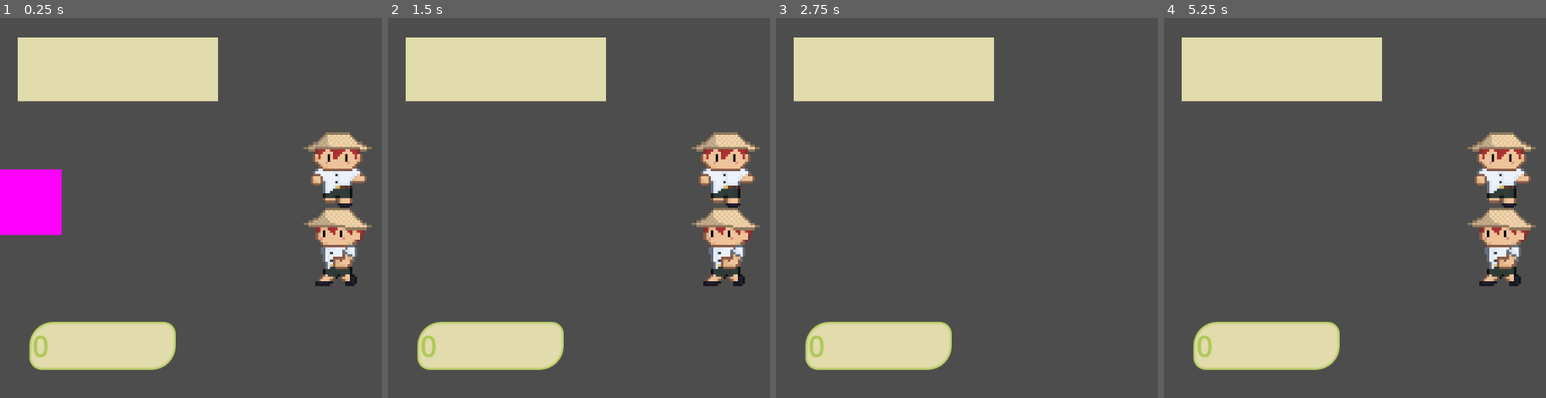
Above: before the commit, frames 1-4 (left to right).
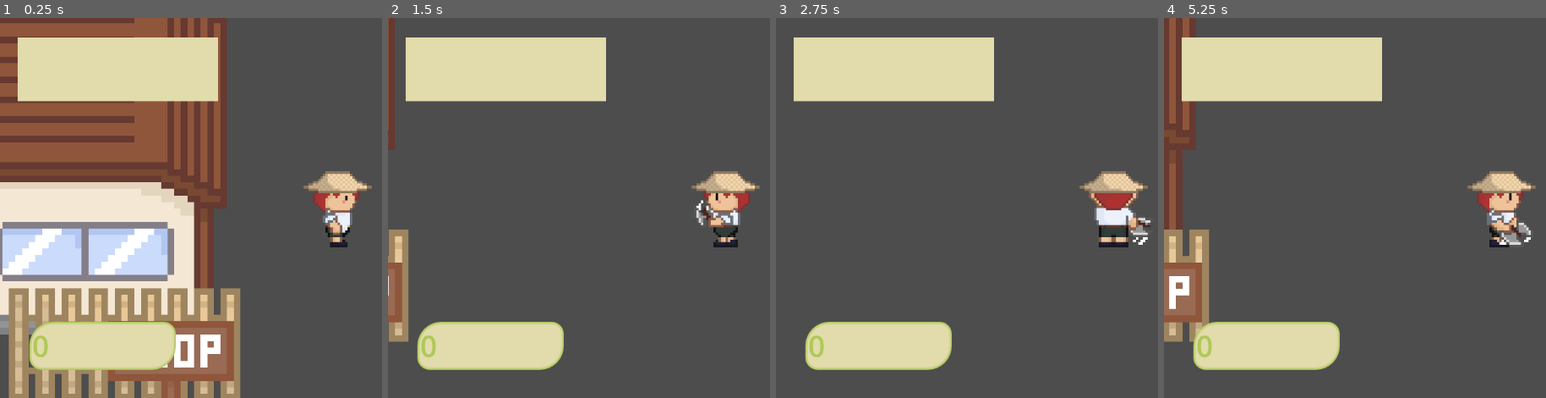
Above: after the commit, the same moments.

Repository: ThermobladeStudios/BambooBytes
Game: Godot game, scene res://world_map.tscn
Two runs of this game, one before a commit and one after it. Both use one fixed random seed, a clock stepped at 60 frames per second and the inputs below.
Inputs (mouse positions are in pixels of both pictures, inside the frame that each line leads up to):
- Up to frame 1 (0.25 s): no input
- Up to frame 2 (1.5 s): move the mouse to (outside the picture) at 0.52 s; press the mouse at (outside the picture) at 0.53 s; hold D (Right) 0.53-1.28 s; move the mouse to (590, 227) at 1.27 s; release the mouse at (590, 227) at 1.28 s; hold S (Down) from 1.28 s (still down); click (590, 227) at 1.35 s
- Up to frame 3 (2.75 s): move the mouse to (outside the picture) at 2.02 s; release S (Down) at 2.03 s; hold D (Right) from 2.03 s (still down); hold Space (Dash) from 2.03 s (still down); click (outside the picture) at 2.3 s
- Up to frame 4 (5.25 s): move the mouse to (1469, 284) at 2.77 s; release D (Right) at 2.78 s; release Space (Dash) at 2.78 s; hold W (Up) 2.78-3.53 s; tap Mouse wheel down (ScrollDown) at 2.85 s; click (1469, 284) at 3.05 s; tap Enter at 3.5 s; move the mouse to (outside the picture) at 3.52 s; press the mouse at (outside the picture) at 3.53 s; hold A (Left) 3.53-5.03 s; tap Mouse wheel up (ScrollUp) at 3.6 s; move the mouse to (1297, 151) at 4.27 s; release the mouse at (1297, 151) at 4.28 s; click (1297, 151) at 4.35 s; move the mouse to (1534, 208) at 5.02 s; press the mouse at (1534, 208) at 5.03 s; hold S (Down) from 5.03 s (still down)

The runs differ from the first frame. In frame 1, 49% of the frame differs, in the area x 0-98%, y 0-100%; in frame 2, 6.7%; in frame 3, 2.2%; in frame 4, 11%.

Commit message:
CHop animation

Diff:
--- a/BambooBytes/Player/Player.gd
+++ b/BambooBytes/Player/Player.gd
@@ -13,18 +13,28 @@
 var Dashing = false
 var DashCooldown = false
 var DashDirection
+var direction_to_mouse
 
 
+var isChop = false
+
 func _physics_process(delta):
+
 	var hitarea = PInven.range
 	var strength = PInven.Strength
+
 	collisionShape.shape.size = Vector2(hitarea,hitarea)
-	var direction_to_mouse = self.position.direction_to(get_global_mouse_position())
+	direction_to_mouse = self.position.direction_to(get_global_mouse_position())
 
 	var input_direction = Vector2(Input.get_action_strength("Right") - Input.get_action_strength("Left") , Input.get_action_strength("Down") - Input.get_action_strength("Up")).normalized()
 	update_animation_parameters(input_direction)
 
-	collision.position = direction_to_mouse*($CollisionShape2D.shape.size)/2+ direction_to_mouse*(collisionShape.shape.size/2)
+	collision.position = direction_to_mouse*($CollisionShape2D.shape.size)/2 + direction_to_mouse*(collisionShape.shape.size/2)
+	animation_tree.set("parameters/Chop2/blend_position", direction_to_mouse)
+
+
+
+
 
 	if Input.is_action_pressed("Dash") and !DashCooldown and input_direction != Vector2.ZERO:
 		Dashing = true
@@ -39,7 +49,10 @@
 
 	velocity = input_direction * speed
 	move_and_slide()
+	if(Input.is_action_pressed("Attack")):
+		isChop = true
 	pick_new_state()
+
 
 
 
@@ -48,14 +61,27 @@
 		animation_tree.set("parameters/Idle/blend_position", move_input)
 		animation_tree.set("parameters/Walk/blend_position", move_input)
 
+
 func pick_new_state():
-	if(velocity != Vector2.ZERO):
-		state_machine.travel("Walk")
-	elif(velocity == Vector2.ZERO):
-		state_machine.travel("Idle")
+	if(isChop == true):
+
+		state_machine.travel("Chop2")
+
+	else:
+		if(velocity != Vector2.ZERO):
+			state_machine.travel("Walk")
+
+		elif(velocity == Vector2.ZERO):
+			state_machine.travel("Idle")
+
+
 
 func _on_timer_timeout():
 	Dashing = false
 
 func _on_dash_cooldown_timeout():
 	DashCooldown = false
+
+func _on_chop_timeout():
+	print(1)
+	isChop = false
--- a/BambooBytes/Player/Player.tscn
+++ b/BambooBytes/Player/Player.tscn
@@ -9,6 +9,74 @@
 [sub_resource type="RectangleShape2D" id="RectangleShape2D_m324q"]
 size = Vector2(135, 135)
 
+[sub_resource type="Animation" id="Animation_cxn4w"]
+resource_name = "Idle_Left"
+length = 0.6
+loop_mode = 1
+tracks/0/type = "value"
+tracks/0/imported = false
+tracks/0/enabled = true
+tracks/0/path = NodePath(".:frame")
+tracks/0/interp = 1
+tracks/0/loop_wrap = true
+tracks/0/keys = {
+"times": PackedFloat32Array(0, 0.3),
+"transitions": PackedFloat32Array(1, 1),
+"update": 1,
+"values": [36, 37]
+}
+
+[sub_resource type="Animation" id="Animation_a5ugn"]
+resource_name = "Idle_Right"
+length = 0.6
+loop_mode = 1
+tracks/0/type = "value"
+tracks/0/imported = false
+tracks/0/enabled = true
+tracks/0/path = NodePath(".:frame")
+tracks/0/interp = 1
+tracks/0/loop_wrap = true
+tracks/0/keys = {
+"times": PackedFloat32Array(0, 0.3),
+"transitions": PackedFloat32Array(1, 1),
+"update": 1,
+"values": [44, 45]
+}
+
+[sub_resource type="Animation" id="Animation_wbo7x"]
+resource_name = "Idle_Up"
+length = 0.6
+loop_mode = 1
+tracks/0/type = "value"
+tracks/0/imported = false
+tracks/0/enabled = true
+tracks/0/path = NodePath(".:frame")
+tracks/0/interp = 1
+tracks/0/loop_wrap = true
+tracks/0/keys = {
+"times": PackedFloat32Array(0, 0.3),
+"transitions": PackedFloat32Array(1, 1),
+"update": 1,
+"values": [40, 41]
+}
+
+[sub_resource type="Animation" id="Animation_dq3w0"]
+resource_name = "Idle_down"
+length = 0.6
+loop_mode = 1
+tracks/0/type = "value"
+tracks/0/imported = false
+tracks/0/enabled = true
+tracks/0/path = NodePath(".:frame")
+tracks/0/interp = 1
+tracks/0/loop_wrap = true
+tracks/0/keys = {
+"times": PackedFloat32Array(0, 0.3),
+"transitions": PackedFloat32Array(1, 1),
+"update": 1,
+"values": [32, 33]
+}
+
 [sub_resource type="Animation" id="Animation_q3f1p"]
 length = 0.001
 tracks/0/type = "value"
@@ -160,8 +228,156 @@
 "values": [28, 29, 30, 31]
 }
 
+[sub_resource type="Animation" id="Animation_c8ai6"]
+resource_name = "Chop_down"
+length = 0.8
+loop_mode = 1
+tracks/0/type = "value"
+tracks/0/imported = false
+tracks/0/enabled = true
+tracks/0/path = NodePath(".:frame")
+tracks/0/interp = 1
+tracks/0/loop_wrap = true
+tracks/0/keys = {
+"times": PackedFloat32Array(0),
+"transitions": PackedFloat32Array(1),
+"update": 1,
+"values": [48]
+}
+
+[sub_resource type="Animation" id="Animation_bfhen"]
+resource_name = "Chop_Left"
+length = 0.02
+loop_mode = 1
+tracks/0/type = "value"
+tracks/0/imported = false
+tracks/0/enabled = true
+tracks/0/path = NodePath(".:frame")
+tracks/0/interp = 1
+tracks/0/loop_wrap = true
+tracks/0/keys = {
+"times": PackedFloat32Array(0),
+"transitions": PackedFloat32Array(1),
+"update": 1,
+"values": [52]
+}
+
+[sub_resource type="Animation" id="Animation_l6ff0"]
+resource_name = "Chop_Up"
+length = 0.02
+loop_mode = 1
+tracks/0/type = "value"
+tracks/0/imported = false
+tracks/0/enabled = true
+tracks/0/path = NodePath(".:frame")
+tracks/0/interp = 1
+tracks/0/loop_wrap = true
+tracks/0/keys = {
+"times": PackedFloat32Array(0),
+"transitions": PackedFloat32Array(1),
+"update": 1,
+"values": [56]
+}
+
+[sub_resource type="Animation" id="Animation_dydua"]
+resource_name = "Chop_Right"
+length = 0.02
+loop_mode = 1
+tracks/0/type = "value"
+tracks/0/imported = false
+tracks/0/enabled = true
+tracks/0/path = NodePath(".:frame")
+tracks/0/interp = 1
+tracks/0/loop_wrap = true
+tracks/0/keys = {
+"times": PackedFloat32Array(0),
+"transitions": PackedFloat32Array(1),
+"update": 1,
+"values": [60]
+}
+
+[sub_resource type="Animation" id="Animation_f4ags"]
+resource_name = "Chop_down_2"
+length = 0.5
+loop_mode = 1
+tracks/0/type = "value"
+tracks/0/imported = false
+tracks/0/enabled = true
+tracks/0/path = NodePath(".:frame")
+tracks/0/interp = 1
+tracks/0/loop_wrap = true
+tracks/0/keys = {
+"times": PackedFloat32Array(0, 0.2, 0.3),
+"transitions": PackedFloat32Array(1, 1, 1),
+"update": 1,
+"values": [48, 49, 50]
+}
+
+[sub_resource type="Animation" id="Animation_lpnke"]
+resource_name = "Chop_Up_2"
+length = 0.5
+loop_mode = 1
+tracks/0/type = "value"
+tracks/0/imported = false
+tracks/0/enabled = true
+tracks/0/path = NodePath(".:frame")
+tracks/0/interp = 1
+tracks/0/loop_wrap = true
+tracks/0/keys = {
+"times": PackedFloat32Array(0, 0.2, 0.3),
+"transitions": PackedFloat32Array(1, 1, 1),
+"update": 1,
+"values": [56, 57, 58]
+}
+
+[sub_resource type="Animation" id="Animation_7pcaq"]
+resource_name = "Chop_Right_2"
+length = 0.5
+loop_mode = 1
+tracks/0/type = "value"
+tracks/0/imported = false
+tracks/0/enabled = true
+tracks/0/path = NodePath(".:frame")
+tracks/0/interp = 1
+tracks/0/loop_wrap = true
+tracks/0/keys = {
+"times": PackedFloat32Array(0, 0.2, 0.3),
+"transitions": PackedFloat32Array(1, 1, 1),
+"update": 1,
+"values": [60, 61, 62]
+}
+
+[sub_resource type="Animation" id="Animation_thw1b"]
+resource_name = "Chop_Left_2"
+length = 0.5
+loop_mode = 1
+tracks/0/type = "value"
+tracks/0/imported = false
+tracks/0/enabled = true
+tracks/0/path = NodePath(".:frame")
+tracks/0/interp = 1
+tracks/0/loop_wrap = true
+tracks/0/keys = {
+"times": PackedFloat32Array(0, 0.2, 0.3),
+"transitions": PackedFloat32Array(1, 1, 1),
+"update": 1,
+"values": [52, 53, 54]
+}
+
 [sub_resource type="AnimationLibrary" id="AnimationLibrary_6sw35"]
 _data = {
+"Chop_Left": SubResource("Animation_bfhen"),
+"Chop_Left_2": SubResource("Animation_thw1b"),
+"Chop_Right": SubResource("Animation_dydua"),
+"Chop_Right_2": SubResource("Animation_7pcaq"),
+"Chop_Up": SubResource("Animation_l6ff0"),
+"Chop_Up_2": SubResource("Animation_lpnke"),
+"Chop_down": SubResource("Animation_c8ai6"),
+"Chop_down_2": SubResource("Animation_f4ags"),
+"Idle_Left": SubResource("Animation_cxn4w"),
+"Idle_Right": SubResource("Animation_a5ugn"),
+"Idle_Up": SubResource("Animation_wbo7x"),
+"Idle_down": SubResource("Animation_dq3w0"),
 "RESET": SubResource("Animation_q3f1p"),
 "Walk_Up": SubResource("Animation_q6dw7"),
 "Walk_Up_Right": SubResource("Animation_euqqv"),
@@ -173,7 +389,55 @@
 "Walk_right_down": SubResource("Animation_vs6gi")
 }
 
+[sub_resource type="AnimationNodeAnimation" id="AnimationNodeAnimation_2fy8w"]
+animation = &"Chop_down_2"
+
+[sub_resource type="AnimationNodeAnimation" id="AnimationNodeAnimation_yrtnk"]
+animation = &"Chop_Up_2"
+
+[sub_resource type="AnimationNodeAnimation" id="AnimationNodeAnimation_0dl24"]
+animation = &"Chop_Right_2"
+
+[sub_resource type="AnimationNodeAnimation" id="AnimationNodeAnimation_0166l"]
+animation = &"Chop_Left_2"
+
+[sub_resource type="AnimationNodeBlendSpace2D" id="AnimationNodeBlendSpace2D_4fnm7"]
+blend_point_0/node = SubResource("AnimationNodeAnimation_2fy8w")
+blend_point_0/pos = Vector2(0, 1.1)
+blend_point_1/node = SubResource("AnimationNodeAnimation_yrtnk")
+blend_point_1/pos = Vector2(0, -1.1)
+blend_point_2/node = SubResource("AnimationNodeAnimation_0dl24")
+blend_point_2/pos = Vector2(1, 0)
+blend_point_3/node = SubResource("AnimationNodeAnimation_0166l")
+blend_point_3/pos = Vector2(-1, 0)
+min_space = Vector2(-1, -1.1)
+max_space = Vector2(1, 1.1)
+blend_mode = 1
+
+[sub_resource type="AnimationNodeAnimation" id="AnimationNodeAnimation_1maxo"]
+animation = &"Idle_down"
+
+[sub_resource type="AnimationNodeAnimation" id="AnimationNodeAnimation_qpf6d"]
+animation = &"Idle_Up"
+
+[sub_resource type="AnimationNodeAnimation" id="AnimationNodeAnimation_4vseg"]
+animation = &"Idle_Right"
+
+[sub_resource type="AnimationNodeAnimation" id="AnimationNodeAnimation_dvfju"]
+animation = &"Idle_Left"
+
 [sub_resource type="AnimationNodeBlendSpace2D" id="AnimationNodeBlendSpace2D_2tmb6"]
+blend_point_0/node = SubResource("AnimationNodeAnimation_1maxo")
+blend_point_0/pos = Vector2(0, 1.1)
+blend_point_1/node = SubResource("AnimationNodeAnimation_qpf6d")
+blend_point_1/pos = Vector2(0, -1.1)
+blend_point_2/node = SubResource("AnimationNodeAnimation_4vseg")
+blend_point_2/pos = Vector2(1, 0)
+blend_point_3/node = SubResource("AnimationNodeAnimation_dvfju")
+blend_point_3/pos = Vector2(-1, 0)
+min_space = Vector2(-1, -1.1)
+max_space = Vector2(1, 1.1)
+blend_mode = 1
 
 [sub_resource type="AnimationNodeAnimation" id="AnimationNodeAnimation_k40ss"]
 animation = &"Walk_down"
@@ -227,27 +491,36 @@
 
 [sub_resource type="AnimationNodeStateMachineTransition" id="AnimationNodeStateMachineTransition_j8ywl"]
 
+[sub_resource type="AnimationNodeStateMachineTransition" id="AnimationNodeStateMachineTransition_d6sx3"]
+
+[sub_resource type="AnimationNodeStateMachineTransition" id="AnimationNodeStateMachineTransition_fv5j7"]
+
 [sub_resource type="AnimationNodeStateMachine" id="AnimationNodeStateMachine_djccu"]
+states/Chop2/node = SubResource("AnimationNodeBlendSpace2D_4fnm7")
+states/Chop2/position = Vector2(335, 191)
 states/Idle/node = SubResource("AnimationNodeBlendSpace2D_2tmb6")
 states/Idle/position = Vector2(330, 105)
 states/Walk/node = SubResource("AnimationNodeBlendSpace2D_njdwx")
 states/Walk/position = Vector2(499, 100)
-transitions = ["Start", "Idle", SubResource("AnimationNodeSt …(136 unchanged characters)… mationNodeStateMachineTransition_j8ywl")]
+transitions = ["Start", "Idle", SubResource("AnimationNodeSt …(136 unchanged characters)… mationNodeStateMachineTransition_j8ywl"), "Idle", "Chop2", SubResource("AnimationNodeStateMachineTransition_d6sx3"), "Chop2", "Idle", SubResource("AnimationNodeStateMachineTransition_fv5j7")]
+graph_offset = Vector2(-114, 44)
 
 [sub_resource type="AnimationNodeStateMachinePlayback" id="AnimationNodeStateMachinePlayback_ga3sb"]
 
 [node name="Player" type="CharacterBody2D"]
+z_index = 1
 motion_mode = 1
 script = ExtResource("1_27exr")
 
 [node name="CollisionShape2D" type="CollisionShape2D" parent="."]
+visible = false
 shape = SubResource("RectangleShape2D_w6a8a")
 
 [node name="Sprite2D" type="Sprite2D" parent="."]
 scale = Vector2(4.17179, 4.17179)
 texture = ExtResource("2_wfngw")
 hframes = 4
-vframes = 8
+vframes = 16
 
 [node name="Timer" type="Timer" parent="."]
 wait_time = 0.15
@@ -274,8 +547,12 @@
 anim_player = NodePath("../AnimationPlayer")
 active = true
 parameters/playback = SubResource("AnimationNodeStateMachinePlayback_ga3sb")
-parameters/Idle/blend_position = Vector2(-0.534357, 0.005988)
+parameters/Chop2/blend_position = Vector2(0, 0)
+parameters/Idle/blend_position = Vector2(0.000582457, 0.0528384)
 parameters/Walk/blend_position = Vector2(-0.00404203, 1.00393)
+
+[node name="chop" type="Timer" parent="."]
 
 [connection signal="timeout" from="Timer" to="." method="_on_timer_timeout"]
 [connection signal="timeout" from="DashCooldown" to="." method="_on_dash_cooldown_timeout"]
+[connection signal="timeout" from="chop" to="." method="_on_chop_timeout"]
--- a/BambooBytes/World Objects/Shop.tscn
+++ b/BambooBytes/World Objects/Shop.tscn
@@ -1,16 +1,17 @@
-[gd_scene load_steps=6 format=3 uid="uid://btwvgtdv70trh"]
+[gd_scene load_steps=7 format=3 uid="uid://btwvgtdv70trh"]
 
 [ext_resource type="Script" path="res://World Objects/Shop.gd" id="1_x215v"]
+[ext_resource type="Texture2D" uid="uid://pi3bquml2dui" path="res://Assets/Art/shop1.png" id="2_6u7bu"]
 [ext_resource type="PackedScene" uid="uid://dttqpny7t4nhn" path="res://Store/shop_ui.tscn" id="2_udxtx"]
 
-[sub_resource type="PlaceholderTexture2D" id="PlaceholderTexture2D_iq6rd"]
-size = Vector2(10, 10)
+[sub_resource type="RectangleShape2D" id="RectangleShape2D_bye3g"]
+size = Vector2(83.8915, 66.4438)
 
-[sub_resource type="RectangleShape2D" id="RectangleShape2D_bye3g"]
-size = Vector2(14, 14)
+[sub_resource type="RectangleShape2D" id="RectangleShape2D_rf5q4"]
+size = Vector2(48.7191, 17.9945)
 
 [sub_resource type="RectangleShape2D" id="RectangleShape2D_8nho8"]
-size = Vector2(8.40239, 13.8992)
+size = Vector2(38.3286, 13.8992)
 
 [node name="StaticBody2D" type="StaticBody2D"]
 scale = Vector2(8.05803, 8.05803)
@@ -19,10 +20,15 @@
 [node name="Sprite2D" type="Sprite2D" parent="."]
 position = Vector2(6.4075e-07, 6.4075e-07)
 scale = Vector2(1.4, 1.4)
-texture = SubResource("PlaceholderTexture2D_iq6rd")
+texture = ExtResource("2_6u7bu")
 
 [node name="CollisionShape2D" type="CollisionShape2D" parent="."]
+position = Vector2(0.372298, -5.67174)
 shape = SubResource("RectangleShape2D_bye3g")
+
+[node name="CollisionShape2D2" type="CollisionShape2D" parent="."]
+position = Vector2(20.1923, 25.7507)
+shape = SubResource("RectangleShape2D_rf5q4")
 
 [node name="Area2D" type="Area2D" parent="."]
 light_mask = 2
@@ -31,7 +37,7 @@
 [node name="CollisionShape2D" type="CollisionShape2D" parent="Area2D"]
 light_mask = 2
 visibility_layer = 2
-position = Vector2(11.6836, -2.36702e-07)
+position = Vector2(-23.8272, 35.1202)
 shape = SubResource("RectangleShape2D_8nho8")
 
 [node name="Shop_ui" parent="." instance=ExtResource("2_udxtx")]
--- a/BambooBytes/World Objects/bamboo.gd
+++ b/BambooBytes/World Objects/bamboo.gd
@@ -38,8 +38,8 @@
 		currTime = growthbar
 		tree_is_chopped = true
 		position = Vector2(randi_range(-1000,1000), randi_range(-100,-1200))
+		regrow.start()
 
-		regrow.start()
 	if(x):
 		if(Input.is_action_just_pressed("Attack")):
 			if(tree_is_chopped == false):
@@ -47,13 +47,13 @@
 				print(currTime)
 				var tween = get_tree().create_tween()
 				tween.tween_property(bar, "value", currTime, 0.4).set_trans(Tween.TRANS_QUAD)
+
 func _on_area_2d_area_entered(body):
 	x= true
 
 
-
 func _on_area_2d_area_exited(body):
-	x=0
+	x = 0
 
 func upgrade_drop():
 	DroppedAmmount +=1
--- a/BambooBytes/world_map.gd
+++ b/BambooBytes/world_map.gd
@@ -3,8 +3,10 @@
 @onready var bnode = $Bamboos
 
 var newbamboo = [preload("res://World Objects/bamboo.tscn").instantiate(),preload("res://World Objects/bamboo.tscn").in …(183 unchanged characters)…
-var index = 0
+var index = 1
 
+func _ready():
+	bnode.add_child(newbamboo[0])
 # Called every frame. 'delta' is the elapsed time since the previous frame.
 func _process(delta):
 	if(PInven.isbamboo):
Not shown: 1 places in BambooBytes/Player/Player.tscn that only renumber resources
